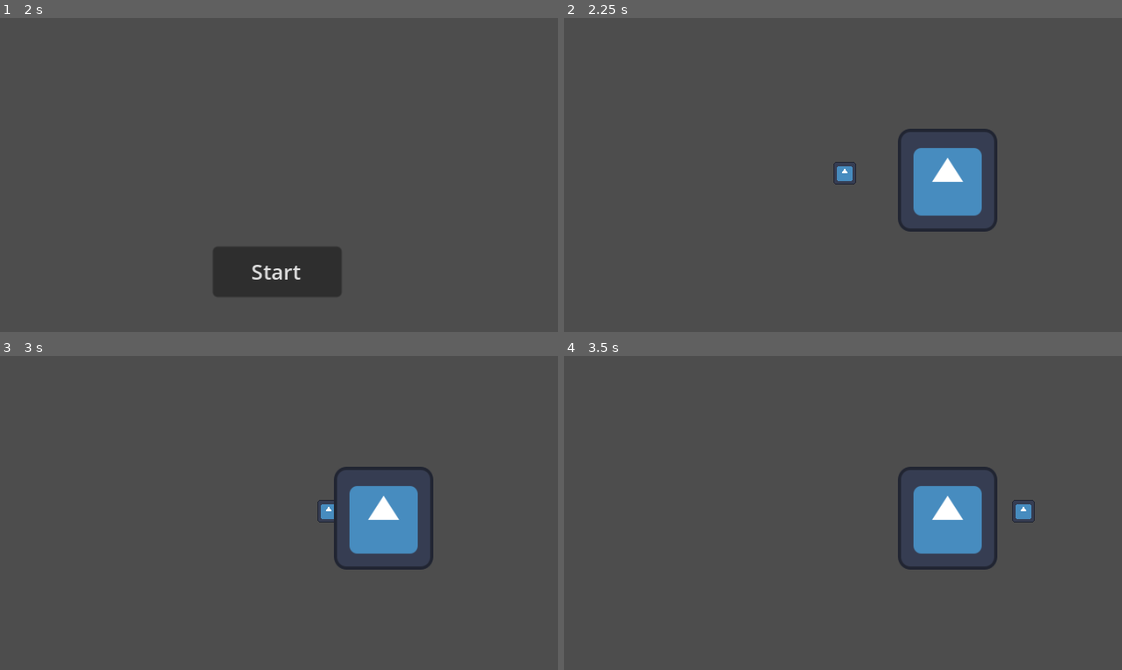
Above: before the commit, frames 1-4 (two rows, left to right).
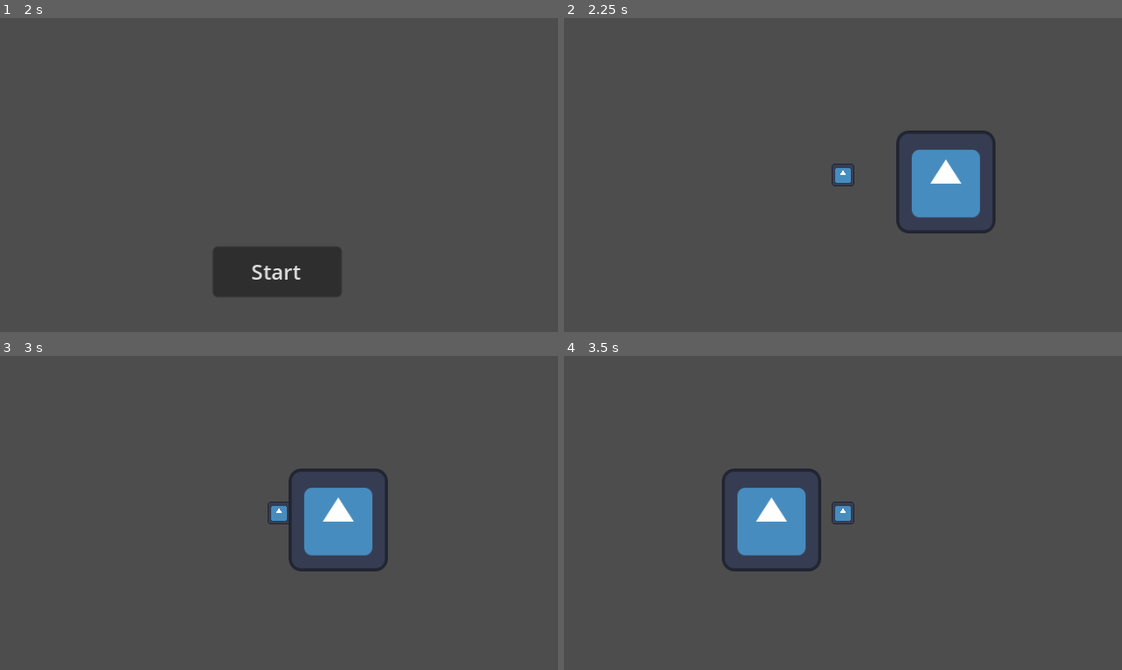
Above: after the commit, the same moments.

Repository: AlexPham0209/tank-turmoil
Game: Godot game, scene res://src/scenes/game.tscn
Same seed, same stepped clock (60 frames per second), same inputs: the game is played once before the commit and once after it. The engine's default icon, where the game draws it, is replaced by a stand-in: a white triangle on a blue panel in a dark square.
Inputs (mouse positions are in pixels of both pictures, inside the frame that each line leads up to):
- Up to frame 1 (2 s): click (279, 137) at 0.52 s; type "Alex" at 0.6 s; click "Host" at 1.25 s
- Up to frame 2 (2.25 s): click "Start" at 2 s
- Up to frame 3 (3 s): tap Enter at 2.75 s; hold Right (ui_right) from 2.78 s (still down)
- Up to frame 4 (3.5 s): keep holding Right (ui_right)

Frame 1 is identical in both runs. In frame 2, 1.1% of the frame differs, in the area x 47-78%, y 35-69%; in frame 3, 4.7%; in frame 4, 7.1%, in the area x 28-85%, y 35-69%.

Commit message:
Added state machine to player

Diff:
--- a/src/scenes/level.tscn
+++ b/src/scenes/level.tscn
@@ -9,7 +9,7 @@
 [node name="Players" type="Node2D" parent="."]
 
 [node name="MultiplayerSpawner" type="MultiplayerSpawner" parent="."]
-_spawnable_scenes = PackedStringArray("res://src/scenes/tank.tscn")
+_spawnable_scenes = PackedStringArray("res://src/scenes/player.tscn")
 spawn_path = NodePath("../Players")
 spawn_limit = 4
 
--- a/src/scenes/tank.tscn
+++ b/src/scenes/player.tscn
@@ -23,14 +23,14 @@
 properties/0/spawn = true
 properties/0/replication_mode = 1
 
-[node name="Tank" type="CharacterBody2D"]
+[node name="Player" type="CharacterBody2D"]
 motion_mode = 1
-script = ExtResource("1_3hlwi")
+script = ExtResource("1_ykvuu")
 speed = 150.0
 
 [node name="Sprite2D" type="Sprite2D" parent="."]
 scale = Vector2(0.1, 0.1)
-texture = ExtResource("1_wln46")
+texture = ExtResource("2_tiy6n")
 
 [node name="CollisionShape2D" type="CollisionShape2D" parent="."]
 shape = SubResource("RectangleShape2D_bvkf0")
@@ -52,3 +52,5 @@
 text = "hey"
 horizontal_alignment = 1
 vertical_alignment = 1
+
+[node name="Camera2D" type="Camera2D" parent="."]
--- a/src/scripts/level.gd
+++ b/src/scripts/level.gd
@@ -3,7 +3,7 @@
 
 @onready var players = $Players
 @onready var spawn : Marker2D = $Spawn
-var player : PackedScene = preload("res://src/scenes/tank.tscn")
+var player : PackedScene = preload("res://src/scenes/player.tscn")
 
 func _ready() -> void:
 	if not multiplayer.is_server():
--- a/src/scripts/tank.gd
+++ b/src/scripts/tank.gd
@@ -8,11 +8,60 @@
 
 @onready var name_label : Label = $NameLabel
 @onready var player_input : PlayerInput = $PlayerInput
+@onready var camera : Camera2D = $Camera2D
+@onready var sprite : Sprite2D = $Sprite2D
+
+enum State {
+	IDLE,
+	RUN,
+	HURT,
+	DEAD
+}
+
+var current_state : State = State.IDLE
 
 func _ready() -> void:
 	#Set which peer has control over the node
 	name_label.text = username
+	if id == multiplayer.get_unique_id():
+		camera.make_current()
+
+@rpc("any_peer", "call_local")
+func set_state(state : State) -> void:
+	match state:
+		State.IDLE:
+			self.velocity = Vector2.ZERO
+		State.RUN:
+			pass
+		State.HURT:
+			pass
+		State.DEAD:
+			pass
+
+	current_state = state
 
 func _physics_process(delta: float) -> void:
+	sprite.flip_h = player_input.direction.x < 0
+	process_state(delta)
+	move_and_slide()
+
+func process_state(delta : float) -> void:
+	match current_state:
+		State.IDLE:
+			process_idle(delta)
+		State.RUN:
+			process_run(delta)
+		State.HURT:
+			pass
+		State.DEAD:
+			pass
+
+func process_idle(delta : float) -> void:
+	if player_input.direction != Vector2.ZERO:
+		set_state.rpc(State.RUN)
+
+func process_run(delta : float) -> void:
+	if player_input.direction == Vector2.ZERO:
+		set_state.rpc(State.IDLE)
+
 	self.velocity = player_input.direction * speed
-	move_and_slide()
Not shown: 2 places in src/scenes/player.tscn that only renumber resources
